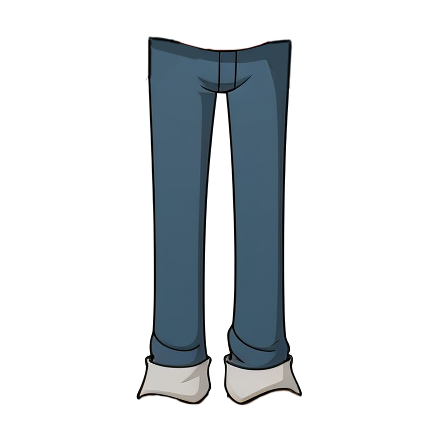
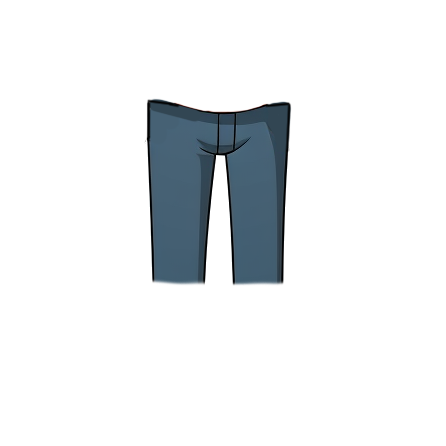
Before/after of a w=446, h=446 layered artwork. What changed in the layer stack:
painted on "Layer 3" over [146, 36, 293, 153]
added layer "Layer 2 copy" above "Layer 2" over [147, 98, 292, 154]
hid "Layer 2" over [148, 36, 293, 92]
added layer "Group 1 copy 4" above "Layer 1" over [144, 102, 291, 287]
hid "Layer 1" over [136, 40, 302, 406]
